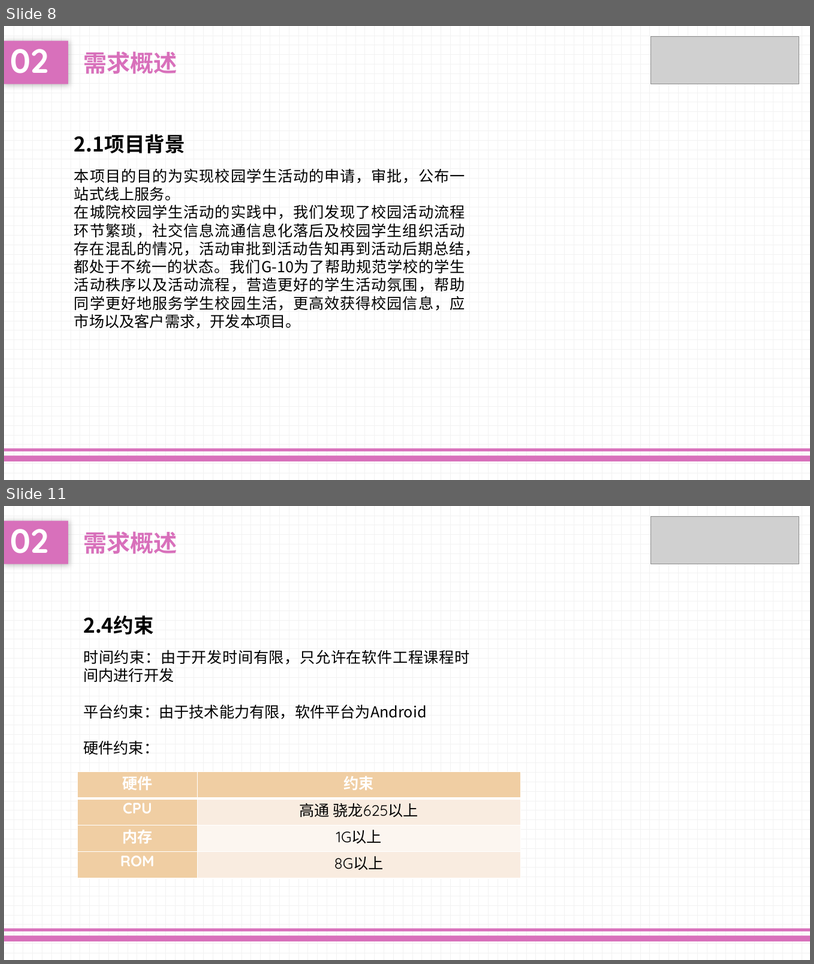
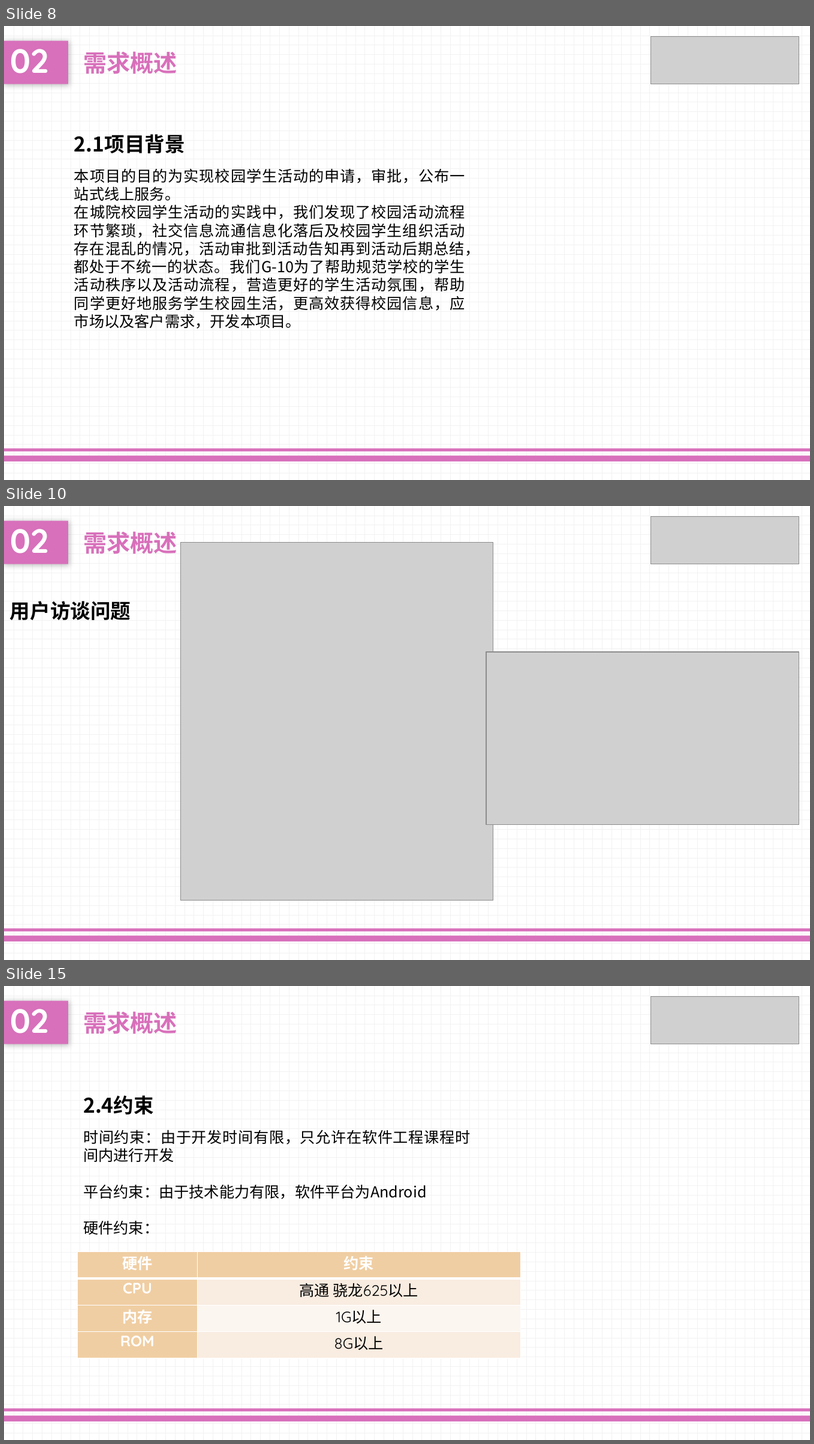
Before and after one commit to liuk5546/campaigo, a slide deck: doc/软件规格说明ppt.pptx. Shown one above the other, each under a label of ours: slides 8 and 11 before the commit, slides 8, 10 and 15 after it; the slides between them are not shown. The pictures are 814x964 and 814x1444 pixels, drawn with LibreOffice and Linux fonts; fonts in the diff are those of the drawing; grey boxes stand for pictures. Boxes give left, top, right and bottom in pixels: in the first picture for what was removed or moved away, otherwise in the second. Text is boxed around its words. In the diff, an @@ line names an element or a change of style, - is before the commit and + after.

```diff
--- a/doc/软件规格说明ppt.pptx
+++ b/doc/软件规格说明ppt.pptx
@@ slide 10 added at [4,506,810,960], background pattern #F2F2F2 on #FFFFFF; not listed: 2 template elements that a slide beside it also shows @@
@@ text added at [4,520,68,564], fill #D870BB, 40 pt, text #FFFFFF, bold @@
+02
@@ picture added at [651,517,800,564] @@
@@ text added at [83,532,177,554], 28 pt, text #D870BB, bold @@
+需求概述
@@ picture added at [180,542,494,900] @@
@@ text added at [10,601,131,620], 24 pt, text #000000, bold @@
+用户访谈问题
@@ picture added at [487,652,800,824] @@
@@ what was slide 11 is now slide 15 @@
```
Also in this commit, not shown: 7 slides changed, 6 other slides added, 7 other files.
